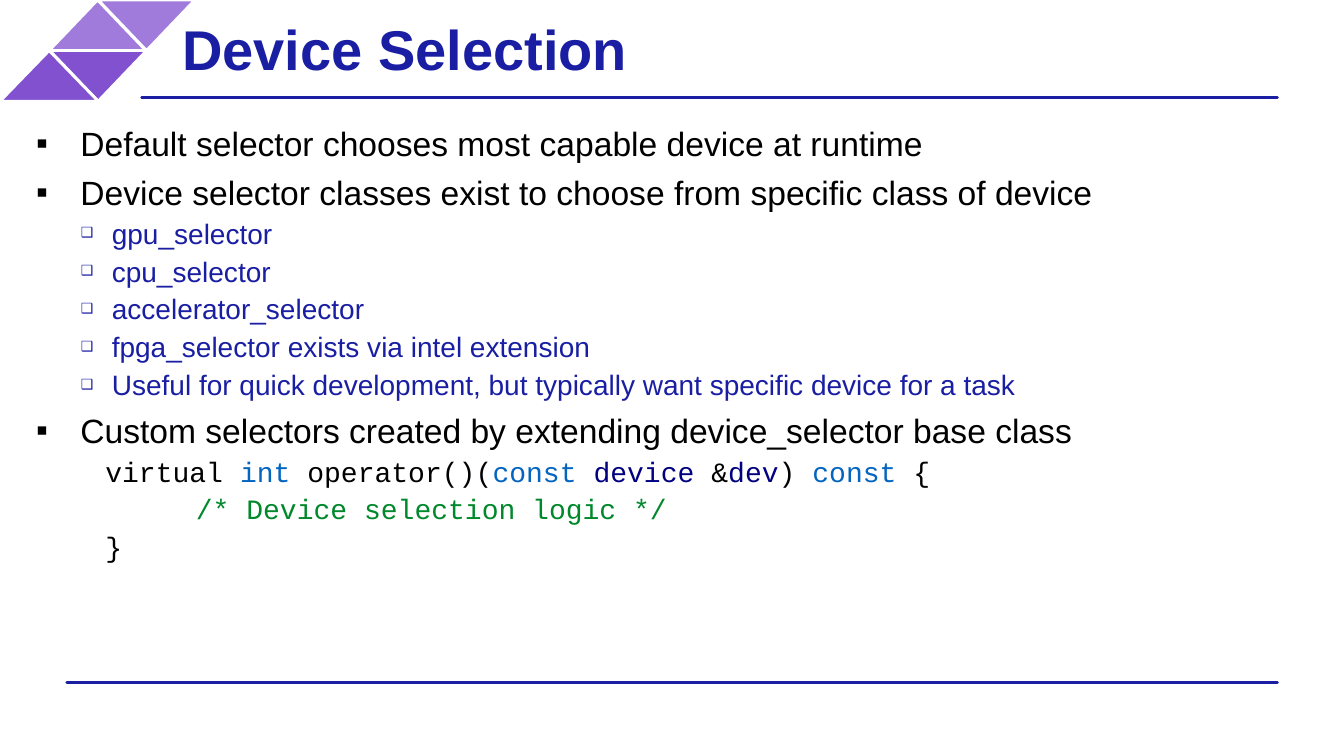
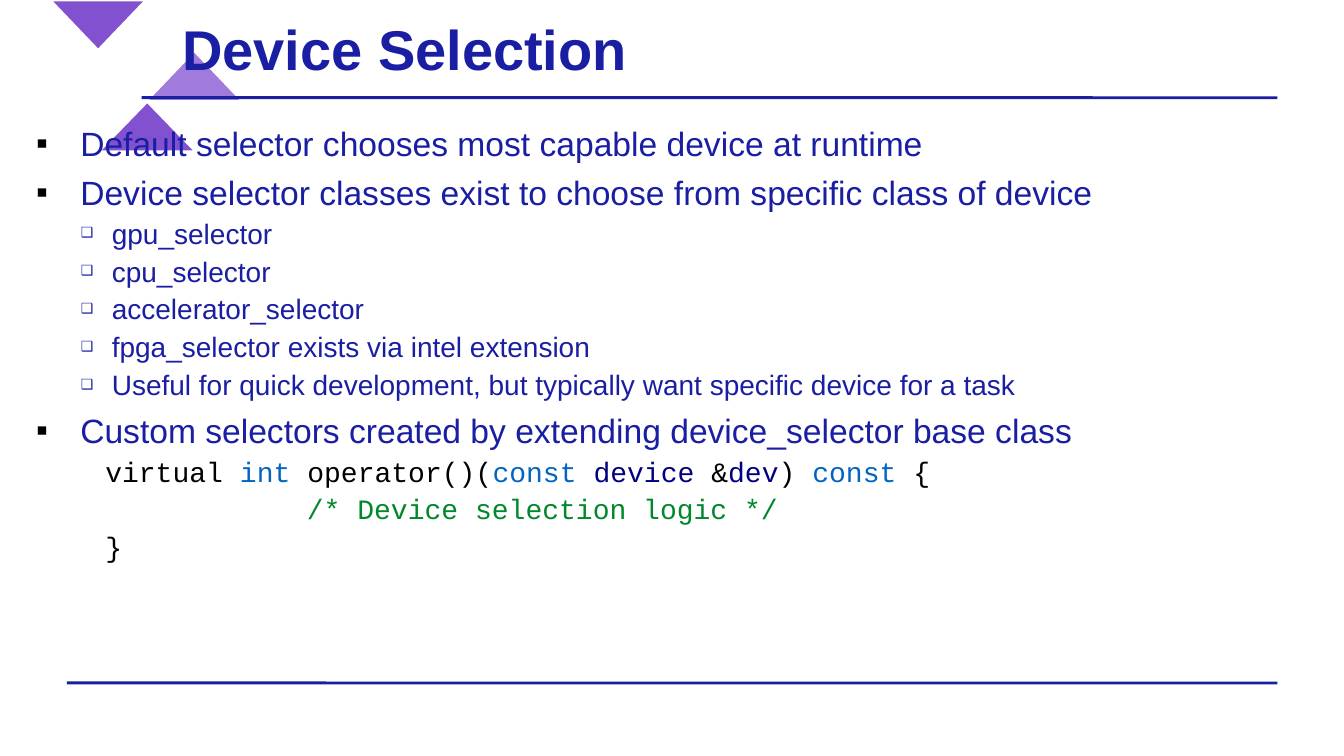
Before and after one commit to BenjaminMFindley/Reconfig-2-SYCL-DPCPP, a slide deck: slide 21 of Slides/SYCL intro.pptx (slide 19 before the commit). Drawn at 1344x756 pixels with LibreOffice and Linux fonts; fonts in the diff are those of the drawing; background and template pictures are left out. Boxes give left, top, right and bottom in pixels: in the first picture for what was removed or moved away, otherwise in the second. Text is boxed around its words. In the diff, an @@ line names an element or a change of style, - is before the commit and + after.

```diff
--- a/Slides/SYCL intro.pptx
+++ b/Slides/SYCL intro.pptx
@@ triangle moved from (x1=49, y1=50, x2=146, y2=101) to (x1=49, y1=0, x2=146, y2=50) @@
@@ triangle at (x1=49, y1=0, x2=146, y2=50): proportions changed @@
@@ triangle removed at (x1=49, y1=0, x2=146, y2=50) @@
@@ triangle at (x1=146, y1=50, x2=243, y2=101): proportions changed; rotation 0 to 180 degrees @@
@@ triangle at (x1=98, y1=101, x2=196, y2=151): proportions changed @@
@@ triangle moved from (x1=0, y1=50, x2=98, y2=101) to (x1=98, y1=101, x2=196, y2=151) @@
@@ line (142, 98) - (1277, 98): stroke #191EA2 2 pt to #191EA2 2.01 pt @@
@@ text "Default selector chooses most capable ..." at (x1=80, y1=129, x2=1092, y2=525): text colour #000000 to #191EA2 in "Default selector chooses most capable device at ...", "Device selector classes exist to choose from ...", "Custom selectors created by extending device_selector base ..."; highlight #FFFFFF to none in "virtual int operator()(const device &dev) const {", "/* Device selection logic */", "}"; list level 3 to 1 in "virtual int operator()(const device &dev) ..."; list level 3 to 1 in "/* Device selection logic */"; list level 3 to 1 in "}" @@
```
Also in this commit, not shown: 21 other slides changed, 2 slides added.
